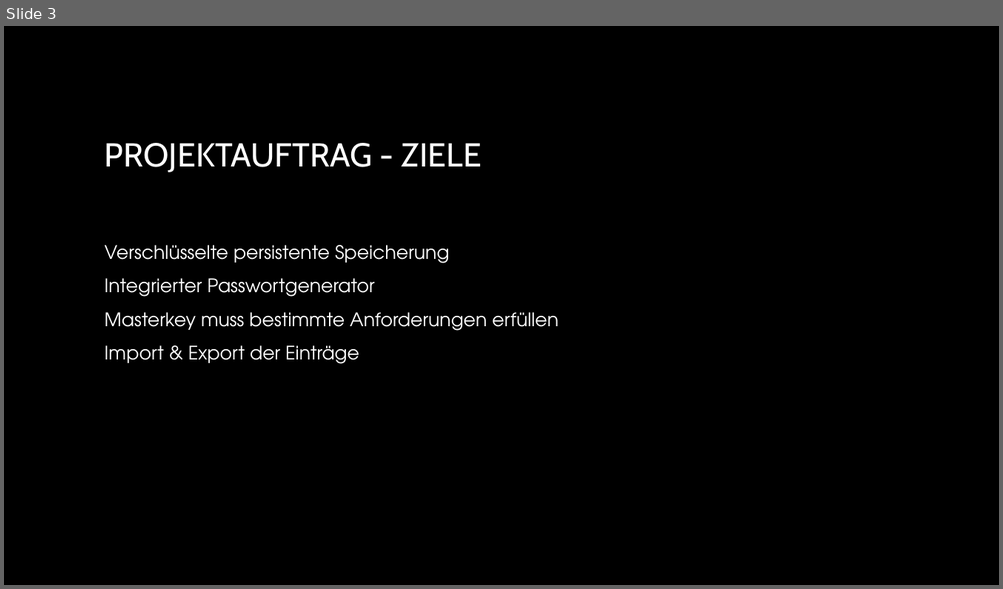
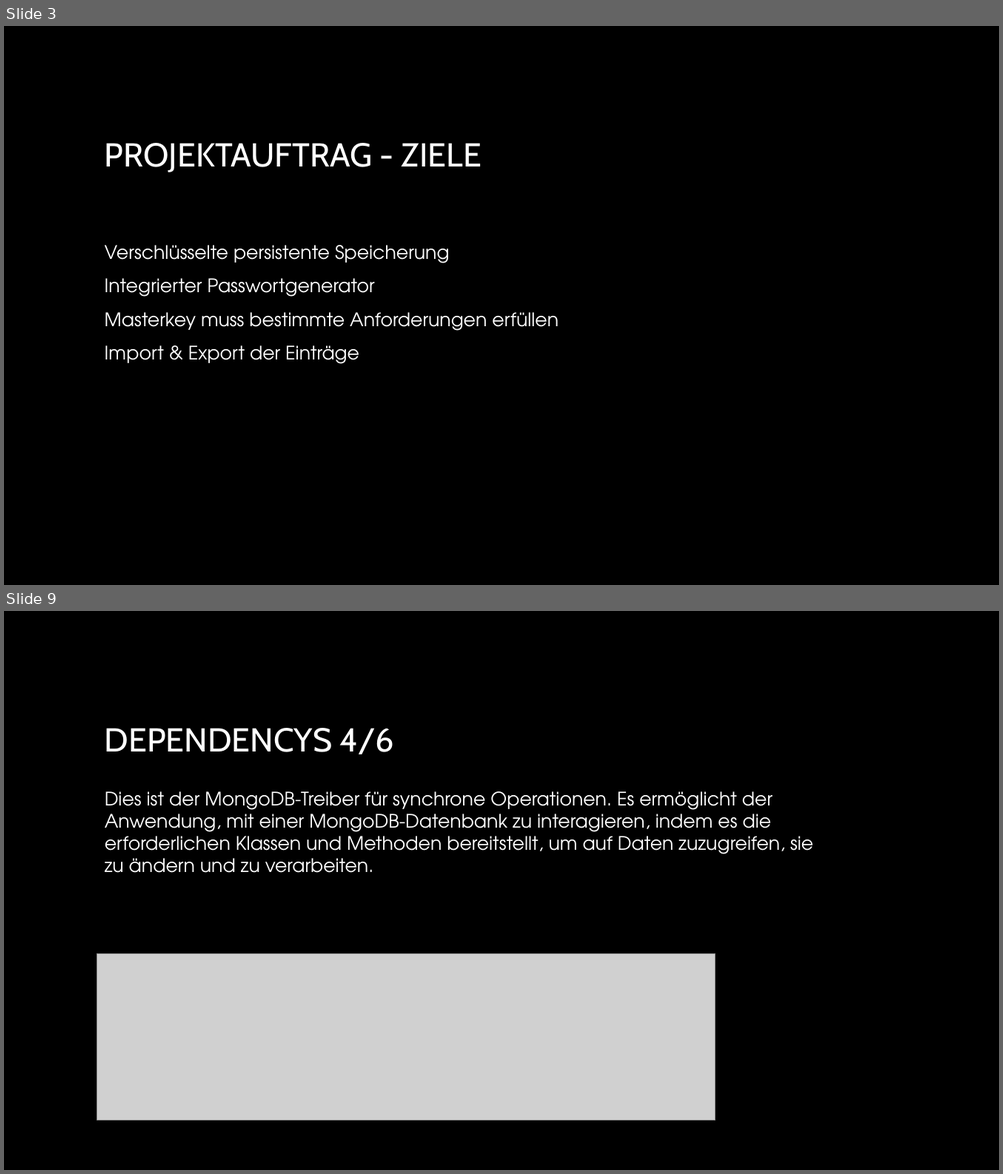
Before and after one commit to NebelNite/Passwortmanager, a slide deck: Passwortmanager.pptx. Shown one above the other, each under a label of ours: slide 3 before the commit, slides 3 and 9 after it; the slides between them are not shown. The pictures are 1003x589 and 1003x1174 pixels, drawn with LibreOffice and Linux fonts; fonts in the diff are those of the drawing; grey boxes stand for pictures; background and template pictures are left out. Boxes give left, top, right and bottom in pixels: in the first picture for what was removed or moved away, otherwise in the second. Text is boxed around its words. In the diff, an @@ line names an element or a change of style, - is before the commit and + after.

```diff
--- a/Passwortmanager.pptx
+++ b/Passwortmanager.pptx
@@ slide 9 added at (4, 611, 999, 1170), background picture (left out) @@
@@ title added at (105, 728, 393, 755), 32 pt, text gradient #FFFFFF to #A6A6A6 @@
+DEPENDENCYS 4/6
@@ text added at (105, 792, 813, 873), 18 pt, text #FFFFFF @@
+Dies ist der MongoDB-Treiber für synchrone Operationen. Es ermöglicht der Anwendung, mit einer MongoDB-Datenbank zu interagieren, indem es die erforderlichen Klassen und Methoden bereitstellt, um auf Daten zuzugreifen, sie zu ändern und zu verarbeiten.
@@ picture added at (97, 954, 715, 1121) @@
```
Also in this commit, not shown: 1 slide changed, 9 other slides added, 3 slides removed, 25 other files.
